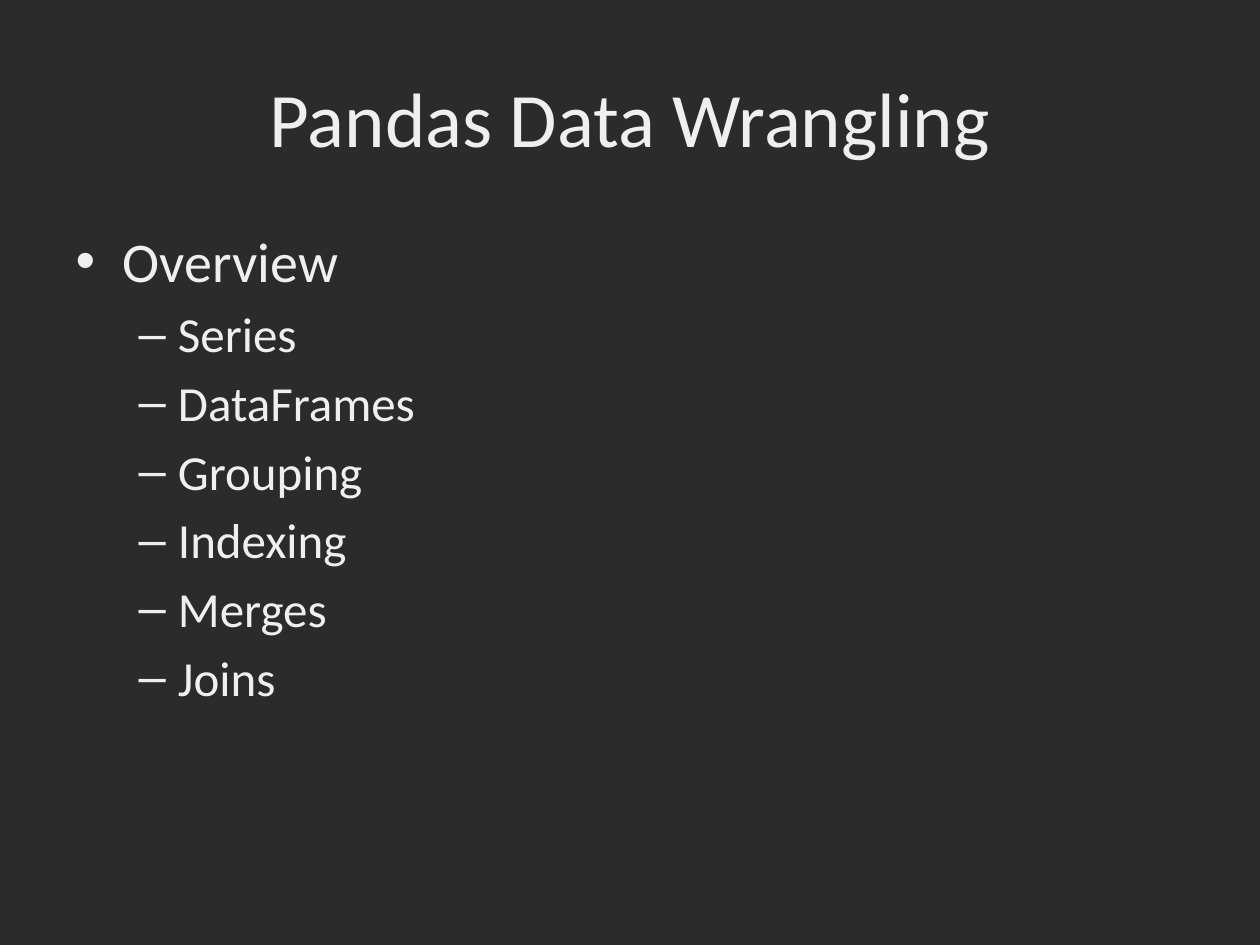
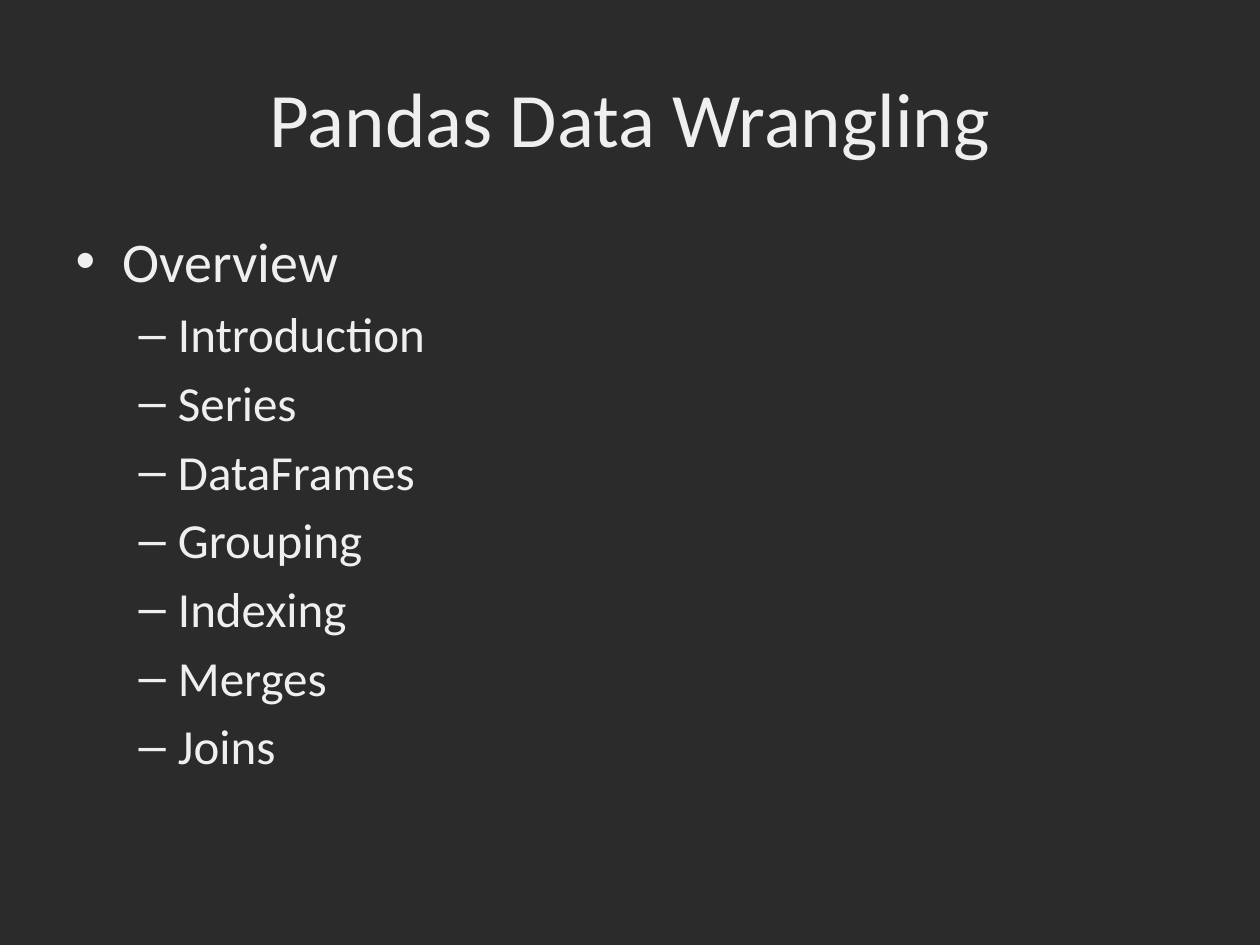
Before and after one commit to dbowmans46/PracticalProgramming, a slide deck: slide 2 of Session 7 - Python/Instructional Material/Session 7 – Python Pandas Data Wrangling.pptx. Drawn at 1260x945 pixels with LibreOffice and Linux fonts; fonts in the diff are those of the drawing; background and template pictures are left out; a plain dark background stands for a picture behind light text. Boxes give left, top, right and bottom in pixels: in the first picture for what was removed or moved away, otherwise in the second. Text is boxed around its words. In the diff, an @@ line names an element or a change of style, - is before the commit and + after.

```diff
--- a/Session 7 - Python/Instructional Material/Session 7 – Python Pandas Data Wrangling.pptx
+++ b/Session 7 - Python/Instructional Material/Session 7 – Python Pandas Data Wrangling.pptx
@@ text at [178, 318, 425, 353]: paragraph added @@
+  – Introduction
```
Also in this commit, not shown: 4 slides added, 3 other files.
